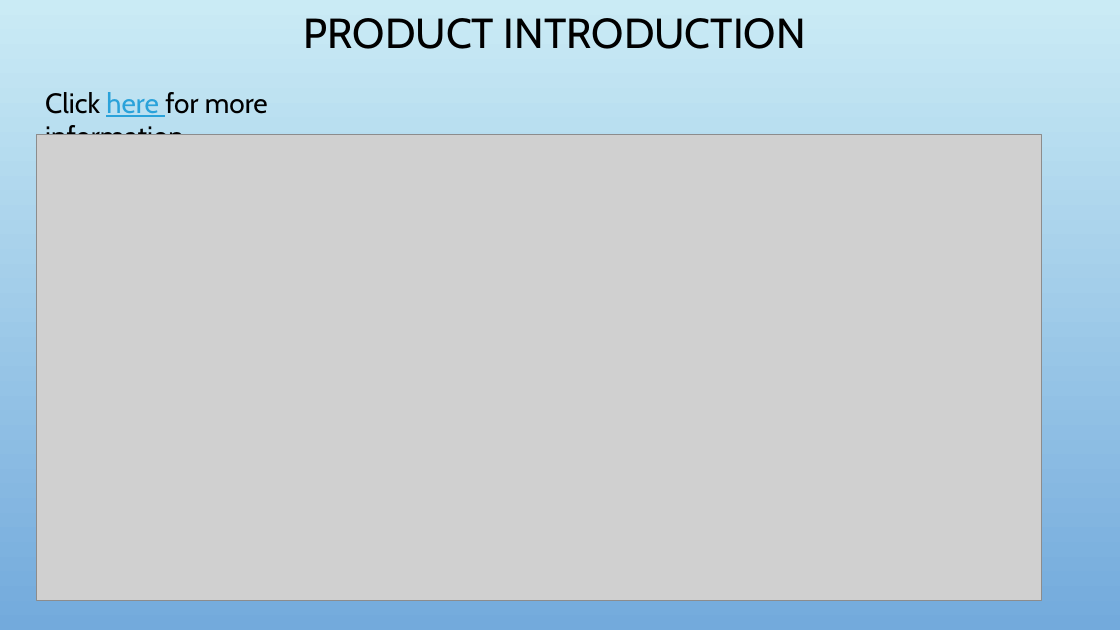
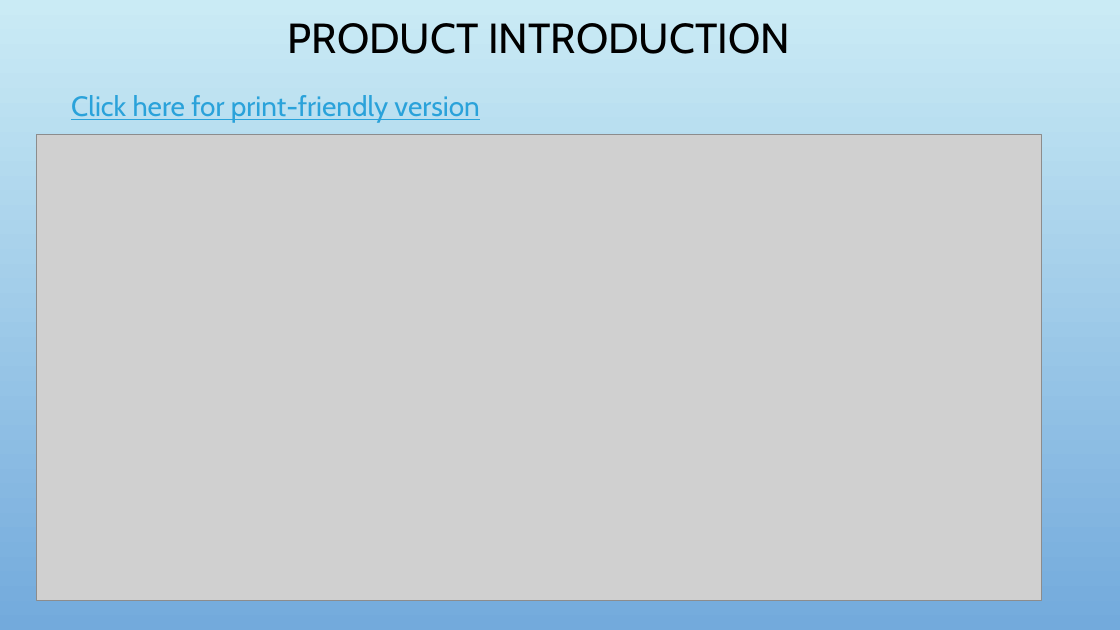
Before and after one commit to nhunght57/EnglishStudy_Web, a slide deck: slide 9 of report/Project Report.pptx. Drawn at 1120x630 pixels with LibreOffice and Linux fonts; fonts in the diff are those of the drawing; grey boxes stand for pictures; background and template pictures are left out. Boxes give left, top, right and bottom in pixels: in the first picture for what was removed or moved away, otherwise in the second. Text is boxed around its words. In the diff, an @@ line names an element or a change of style, - is before the commit and + after.

```diff
--- a/report/Project Report.pptx
+++ b/report/Project Report.pptx
@@ title "PRODUCT INTRODUCTION": place and size @@
-title "PRODUCT INTRODUCTION" at (304, 18, 806, 49)
+title "PRODUCT INTRODUCTION" at (288, 23, 790, 54)
@@ text at (71, 95, 479, 122): text changed; text colour #000000 to #2AA2DA @@
-Click here for more information
+Click here for print-friendly version
```
Also in this commit, not shown: 3 other slides changed, 2 other files.
